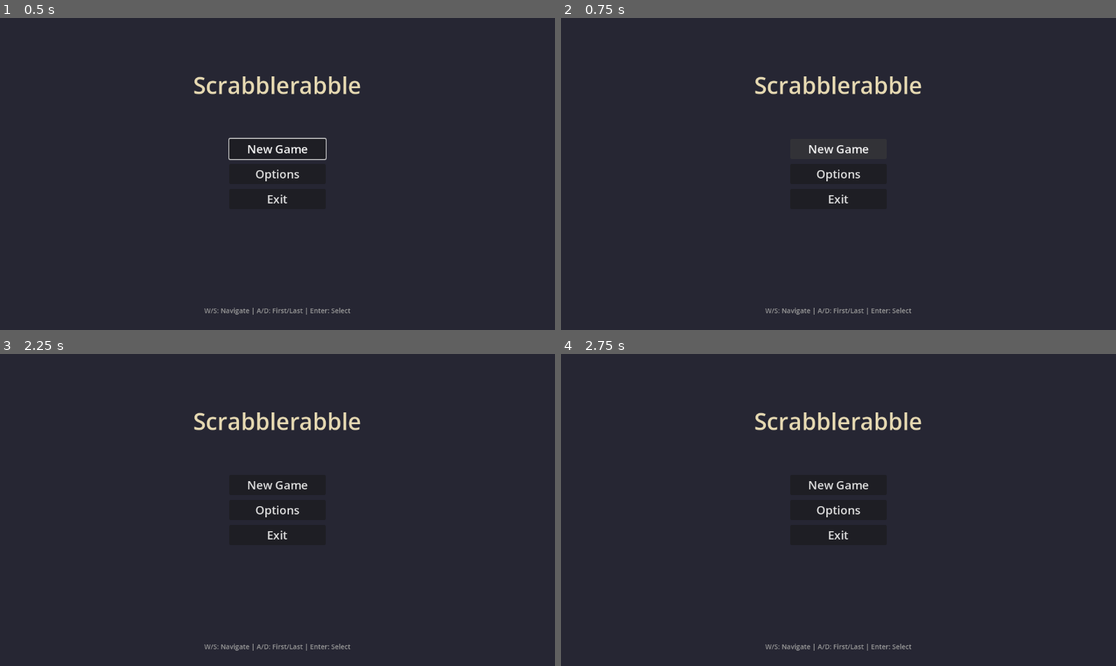
Above: before the commit, frames 1-4 (two rows, left to right).
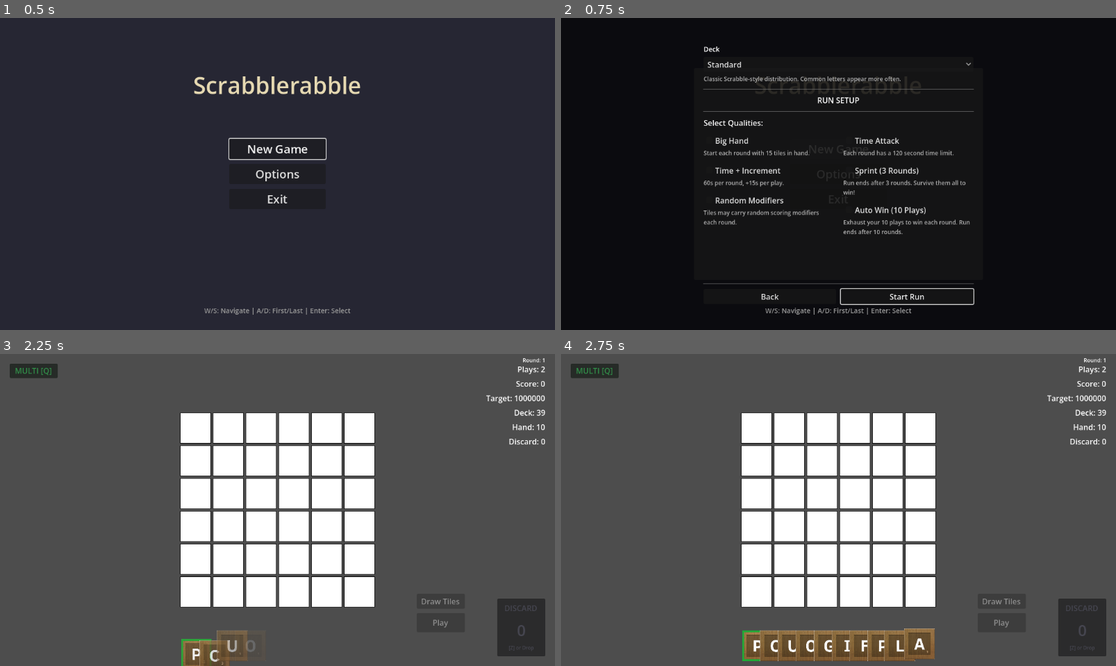
Above: after the commit, the same moments.

Repository: rcmilan/godot-scrabblerabble
Game: Godot game, scene res://scenes/title_screen/title_screen.tscn
Same seed, same stepped clock (60 frames per second), same inputs: the game is played once before the commit and once after it.
Inputs (mouse positions are in pixels of both pictures, inside the frame that each line leads up to):
- Up to frame 1 (0.5 s): no input
- Up to frame 2 (0.75 s): click "New Game" at 0.5 s
- Up to frame 3 (2.25 s): click "New Game" at 1.25 s; click (344, 631) at 2 s, where only the run after the commit has a clickable "Start Run"
- Up to frame 4 (2.75 s): no input

Frame 1 is identical in both runs. In frame 2, 97% of the frame differs, in the area x 0-100%, y 0-100%; in frame 3, 96%; in frame 4, 96%.
Error before the commit: Parse Error: Class "KeybindingConfig" hides an autoload singleton. (res://scripts/managers/keybinding_config.gd:2)

Commit message:
feat: enhance navigation and input handling with zone switching and tile highlighting

Diff:
--- a/project.godot
+++ b/project.godot
@@ -73,7 +73,7 @@
 }
 cancel_action={
 "deadzone": 0.5,
-"events": [Object(InputEventKey,"resource_local_to_scene":fa …(124 unchanged characters)… d":false,"pressed":false,"keycode":4194344,"physical_keycode":0,"key_label":0,"unicode":0,"location":0,"echo":false,"script":null), Object(InputEventKey,"resource_local_to_scene":false,"resource_name":"","device":-1,"window_id":0,"alt_pressed":false,"shift_pressed":false,"ctrl_pressed":false,"meta_pressed":false,"pressed":false,"keycode":4194324,"physical_keycode":0,"key_label":0,"uni …(205 unchanged characters)…
+"events": [Object(InputEventKey,"resource_local_to_scene":fa …(124 unchanged characters)… d":false,"pressed":false,"keycode":4194308,"physical_keycode":0,"key_label":0,"unicode":0,"location":0,"echo":false,"script":null), Object(InputEventKey,"resource_local_to_scene":false,"resource_name":"","device":-1,"window_id":0,"alt_pressed":false,"shift_pressed":false,"ctrl_pressed":false,"meta_pressed":false,"pressed":false,"keycode":4194312,"physical_keycode":0,"key_label":0,"uni …(205 unchanged characters)…
 ]
 }
 play_hand={
@@ -86,6 +86,11 @@
 "events": [Object(InputEventKey,"resource_local_to_scene":false,"resource_name":"","device":-1,"window_id":0,"alt_press …(347 unchanged characters)…
 ]
 }
+switch_zone={
+"deadzone": 0.5,
+"events": [Object(InputEventKey,"resource_local_to_scene":false,"resource_name":"","device":-1,"window_id":0,"alt_pressed":false,"shift_pressed":false,"ctrl_pressed":false,"meta_pressed":false,"pressed":false,"keycode":4194323,"physical_keycode":0,"key_label":0,"unicode":0,"location":0,"echo":false,"script":null), Object(InputEventKey,"resource_local_to_scene":false,"resource_name":"","device":-1,"window_id":0,"alt_pressed":false,"shift_pressed":false,"ctrl_pressed":false,"meta_pressed":false,"pressed":false,"keycode":4194324,"physical_keycode":0,"key_label":0,"unicode":0,"location":0,"echo":false,"script":null), Object(InputEventJoypadMotion,"resource_local_to_scene":false,"resource_name":"","device":-1,"axis":4,"axis_value":1.0,"script":null), Object(InputEventJoypadMotion,"resource_local_to_scene":false,"resource_name":"","device":-1,"axis":5,"axis_value":1.0,"script":null)
+]
+}
 
 [rendering]
 
--- a/scenes/tile/tile.gd
+++ b/scenes/tile/tile.gd
@@ -55,6 +55,7 @@
 var allow_hover_feedback: bool = true
 var selection_order: int = -1  # -1 = not selected
 var external_scale_management: bool = false  # When true, fan layout controls scale
+var _is_cursor_highlighted: bool = false  # Set by FocusCursor when navigating hand
 
 # === Drag State (delegated to TileDragHelper) ===
 var _drag: TileDragHelper = null
@@ -444,7 +445,7 @@
 ## This is the single source of truth for modifier appearance.
 func _apply_modifier_visual() -> void:
 	var visual: Dictionary = _get_modifier_visual()
-	modulate = visual.tint
+	modulate = visual.tint * Color(1.1, 1.1, 1.1) if _is_cursor_highlighted else visual.tint
 	_apply_invert(visual.invert)
 	if visual.has("badges"):
 		_update_badges(visual.badges)
@@ -476,9 +477,16 @@
 		badge_container.add_child(label)
 
 
+## Sets cursor highlight (FocusCursor navigating over this tile in hand).
+## Postcondition: green border shown and hover brightness applied when value is true.
+func set_cursor_highlighted(value: bool) -> void:
+	_is_cursor_highlighted = value
+	_update_visual()
+
+
 func _update_visual() -> void:
 	if border:
-		border.visible = is_selected
+		border.visible = is_selected or _is_cursor_highlighted
 	if locked_border:
 		locked_border.visible = is_locked
 
--- a/scenes/title_screen/options_popup.gd
+++ b/scenes/title_screen/options_popup.gd
@@ -12,6 +12,7 @@
 
 @onready var _panel: Panel = $Panel
 @onready var _close_button: Button = $Panel/MarginContainer/VBoxContainer/CloseButton
+@onready var _tab_container: TabContainer = $Panel/MarginContainer/VBoxContainer/TabContainer
 @onready var _fullscreen_check: CheckBox = $Panel/MarginContainer/VBoxContainer/TabContainer/Display/FullscreenCheck
 @onready var _vsync_check: CheckBox = $Panel/MarginContainer/VBoxContainer/TabContainer/Display/VsyncCheck
 @onready var _volume_slider: HSlider = $Panel/MarginContainer/VBoxContainer/TabContainer/Display/VolumeSlider
@@ -47,7 +48,7 @@
 	if not visible:
 		return
 
-	# Capture rebind
+	# Capture rebind — takes full priority while listening
 	if _listening_action != &"":
 		if event is InputEventKey and event.pressed and not event.is_echo():
 			if event.keycode == KEY_ESCAPE:
@@ -60,7 +61,36 @@
 			get_viewport().set_input_as_handled()
 		return
 
-	if event.is_action_pressed("ui_cancel"):
+	# Block game navigation from bleeding to menu buttons behind the modal
+	var nav_actions := ["navigate_up", "navigate_down", "navigate_left", "navigate_right",
+						"confirm_action", "ui_up", "ui_down", "ui_left", "ui_right"]
+	for action in nav_actions:
+		if event.is_action_pressed(action):
+			get_viewport().set_input_as_handled()
+			return
+
+	# Tab switching: 1/2 keys or L1/R1 controller
+	if event is InputEventKey and event.pressed and not event.is_echo():
+		if event.keycode == KEY_1:
+			_tab_container.current_tab = 0
+			get_viewport().set_input_as_handled()
+			return
+		elif event.keycode == KEY_2:
+			_tab_container.current_tab = 1
+			get_viewport().set_input_as_handled()
+			return
+	elif event is InputEventJoypadButton and event.pressed:
+		if event.button_index == JOY_BUTTON_LEFT_SHOULDER:
+			_tab_container.current_tab = max(0, _tab_container.current_tab - 1)
+			get_viewport().set_input_as_handled()
+			return
+		elif event.button_index == JOY_BUTTON_RIGHT_SHOULDER:
+			_tab_container.current_tab = min(_tab_container.tab_count - 1, _tab_container.current_tab + 1)
+			get_viewport().set_input_as_handled()
+			return
+
+	# Close on cancel (Backspace/Delete/ESC/B-button)
+	if event.is_action_pressed("cancel_action") or event.is_action_pressed("ui_cancel"):
 		close_popup()
 		get_viewport().set_input_as_handled()
 
--- a/scenes/ui/focus_cursor/focus_cursor.gd
+++ b/scenes/ui/focus_cursor/focus_cursor.gd
@@ -32,6 +32,7 @@
 var _board_coords: Vector2i = Vector2i(0, 0)
 var _held_tile: Tile = null
 var _is_active: bool = false
+var _highlighted_hand_tile: Tile = null
 
 # =============================================================================
 # DEPENDENCIES (injected via setup)
@@ -67,20 +68,22 @@
 	_is_active = true
 	_hand_index = 0
 	_zone = Zone.HAND
-	_cursor_rect.show()
 	set_process_unhandled_input(true)
+	_update_hand_tile_highlight()
 
 
 ## Postcondition: cursor hides, stops processing input, held tile restored.
 func deactivate() -> void:
 	_is_active = false
+	_clear_hand_tile_highlight()
 	clear_held_tile()
 	_cursor_rect.hide()
 	set_process_unhandled_input(false)
 
 
-## Postcondition: _held_tile set; tile faded to 50% alpha in hand.
+## Postcondition: _held_tile set; cursor highlight removed, tile faded to 50% alpha.
 func set_held_tile(tile: Tile) -> void:
+	_clear_hand_tile_highlight()
 	_held_tile = tile
 	if tile:
 		tile.self_modulate.a = 0.5
@@ -112,29 +115,38 @@
 
 
 func _update_cursor_rect() -> void:
-	var target_rect := _get_target_rect()
-	if target_rect == Rect2():
+	if _zone == Zone.HAND:
 		_cursor_rect.hide()
+		_update_hand_tile_highlight()
+		return
+	# BOARD zone: use cursor rect, ensure hand tile is not highlighted
+	if _highlighted_hand_tile:
+		_clear_hand_tile_highlight()
+	var cell := _board.get_cell(_board_coords.y, _board_coords.x)
+	if cell == null:
+		_cursor_rect.hide()
 		return
 	_cursor_rect.show()
-	_cursor_rect.position = target_rect.position - global_position
-	_cursor_rect.size = target_rect.size
+	_cursor_rect.position = cell.get_global_rect().position - global_position
+	_cursor_rect.size = cell.get_global_rect().size
 	_update_cursor_tint()
 
 
-func _get_target_rect() -> Rect2:
-	match _zone:
-		Zone.HAND:
-			var tile := _hand.get_tile_at(_hand_index)
-			if tile == null:
-				return Rect2()
-			return tile.get_global_rect()
-		Zone.BOARD:
-			var cell := _board.get_cell(_board_coords.y, _board_coords.x)
-			if cell == null:
-				return Rect2()
-			return cell.get_global_rect()
-	return Rect2()
+func _update_hand_tile_highlight() -> void:
+	var new_tile: Tile = _hand.get_tile_at(_hand_index) if _hand != null else null
+	if new_tile == _highlighted_hand_tile:
+		return
+	if _highlighted_hand_tile and is_instance_valid(_highlighted_hand_tile):
+		_highlighted_hand_tile.set_cursor_highlighted(false)
+	_highlighted_hand_tile = new_tile
+	if _highlighted_hand_tile:
+		_highlighted_hand_tile.set_cursor_highlighted(true)
+
+
+func _clear_hand_tile_highlight() -> void:
+	if _highlighted_hand_tile and is_instance_valid(_highlighted_hand_tile):
+		_highlighted_hand_tile.set_cursor_highlighted(false)
+	_highlighted_hand_tile = null
 
 
 func _update_cursor_tint() -> void:
@@ -177,6 +189,12 @@
 		get_viewport().set_input_as_handled()
 	elif event.is_action_pressed("cancel_action"):
 		_cancel()
+		get_viewport().set_input_as_handled()
+	elif event.is_action_pressed("switch_zone"):
+		if _zone == Zone.HAND:
+			_switch_to_board_zone()
+		else:
+			_switch_to_hand_zone()
 		get_viewport().set_input_as_handled()
 
 
@@ -215,6 +233,7 @@
 
 
 func _switch_to_board_zone() -> void:
+	_clear_hand_tile_highlight()
 	_zone = Zone.BOARD
 	var count := _hand.get_tile_count()
 	var col := 0
--- a/scripts/managers/keybinding_config.gd
+++ b/scripts/managers/keybinding_config.gd
@@ -1,5 +1,4 @@
 extends Node
-class_name KeybindingConfig
 
 ## Manages saving and loading InputMap overrides from user://keybindings.cfg.
 ## Acts as an autoload; call load_and_apply() once on game start.
@@ -8,7 +7,7 @@
 
 const KEYBINDABLE_ACTIONS: Array[StringName] = [
 	&"navigate_left", &"navigate_right", &"navigate_up", &"navigate_down",
-	&"confirm_action", &"cancel_action",
+	&"confirm_action", &"cancel_action", &"switch_zone",
 	&"play_hand", &"draw_tiles", &"discard_tiles",
 	&"pause_game", &"toggle_multi_select",
 ]
@@ -20,6 +19,7 @@
 	&"navigate_down":       "Navigate Down",
 	&"confirm_action":      "Confirm / Place",
 	&"cancel_action":       "Cancel / Return",
+	&"switch_zone":         "Switch Zone",
 	&"play_hand":           "Play Hand",
 	&"draw_tiles":          "Draw Tiles",
 	&"discard_tiles":       "Discard Tiles",
Not shown, added: scenes/ui/focus_cursor/focus_cursor.gd.uid
Not shown, added: scripts/managers/keybinding_config.gd.uid
